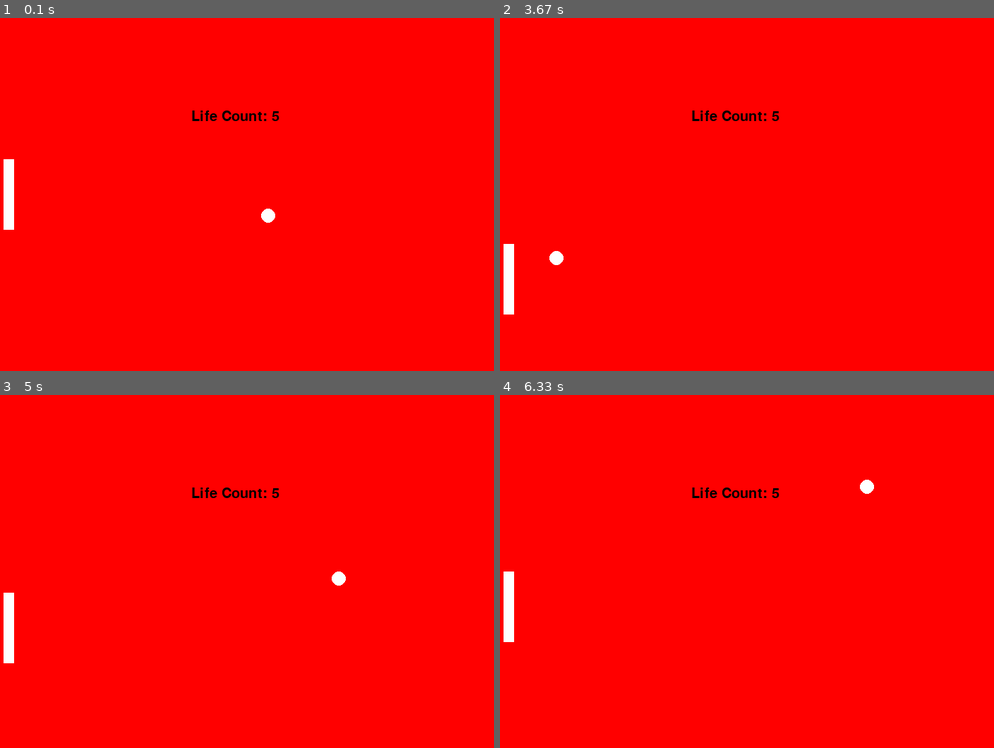
Above: before the commit, frames 1-4 (two rows, left to right).
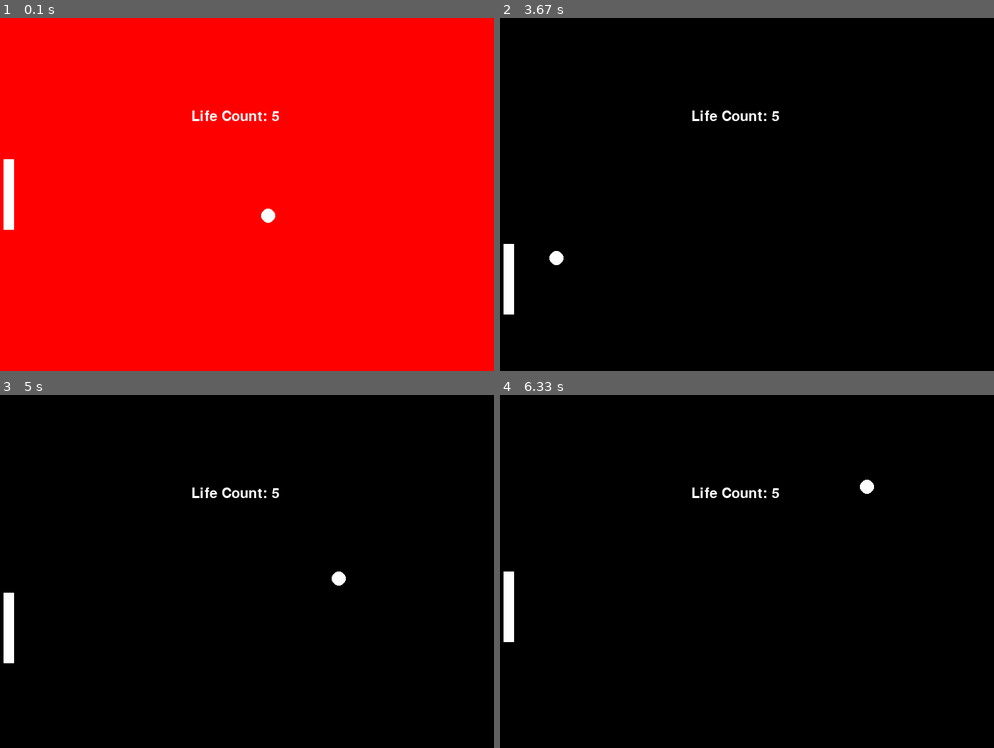
Above: after the commit, the same moments.

Repository: WillO1987/WillO-tasks
Game: pygame game, started from pygame/pong.py
The game is run twice, just before and just after one commit, with the same random seed, the same clock (stepped at 60 frames per second) and the same inputs.
Inputs:
- Up to frame 1 (0.1 s): no input
- Up to frame 2 (3.67 s): hold Down 0.33-0.8 s; hold Up 0.83-1.2 s; hold Down 1.23-1.6 s; hold Up 1.63-1.93 s; hold Down 1.97-2.27 s; hold Up 2.3-2.67 s; hold Down 2.7-3.07 s; hold Up 3.1-3.4 s; hold Down from 3.43 s (still down)
- Up to frame 3 (5 s): release Down at 3.73 s; hold Up 3.77-4.13 s; hold Down 4.17-4.53 s; hold Up 4.57-4.87 s; hold Down from 4.9 s (still down)
- Up to frame 4 (6.33 s): release Down at 5.2 s; hold Up 5.23-5.6 s; hold Down 5.63-6 s; hold Up from 6.03 s (still down)

The runs differ from the first frame. In frame 1, 0.2% of the frame differs, in the area x 38-57%, y 26-30%; in frame 2, 99%, in the area x 0-100%, y 0-100%; in frame 3, 99%; in frame 4, 99%.

Commit message:
Update pong.py

Diff:
--- a/pygame/pong.py
+++ b/pygame/pong.py
@@ -30,7 +30,7 @@
 pi= 3.141592652
 counter = 0
 screenfill = RED
-randomint = random.randint(1,4)
+
 y_val_2 = 200
 x_val_2 = 5
 lives = 5
@@ -38,7 +38,19 @@
 font = pygame.font.SysFont(None, 30)
 end = ""
 
-
+def randombackground(x):
+    if(x == 1):
+        screenfill = RED
+        return screenfill
+    elif(x == 2):
+        screenfill = GREEN
+        return screenfill
+    elif(x == 3):
+        screenfill = BLACK
+        return screenfill
+    else:
+        screenfill = YELLOW
+        return screenfill
 # -------- Main Program Loop -----------
 while not done:
     # --- Main event loop
@@ -58,8 +70,8 @@
 
 
     #draw stuff here:
-    lives_count = font.render("Life Count: " + str(lives), True, BLACK)
-    endmessage = font.render(end, True, BLACK)
+    lives_count = font.render("Life Count: " + str(lives), True, WHITE)
+    endmessage = font.render(end, True, WHITE)
     screen.blit(endmessage, [271,103])
     screen.blit(lives_count, [271,130])
 
@@ -82,21 +94,23 @@
     elif x_val > 695:
         x_offset = x_offset*-1
 
-    elif x_val < 20 and y_val >= y_val_2 and y_val <= y_val_2 + 100:
+    elif x_val < 20 and y_val >= y_val_2 and y_val <= y_val_2 + 100:#collisionwith paddel
         x_offset = x_offset*-1
+        randomint = random.randint(1,4)
+        screenfill = randombackground(randomint)
 
     if x_val < 0 and y_val >= y_val_2+100:
-       # screenfill = RED
+
         x_val = 350
         y_val = 250
-        #screenfill = BLUE
+
         lives -= 1
 
     elif x_val < 0 and y_val <= y_val_2:
-       # screenfill = RED
+
         x_val = 350
         y_val = 250
-        #screenfill = BLUE
+
         lives -= 1
 
     if lives == 0:
